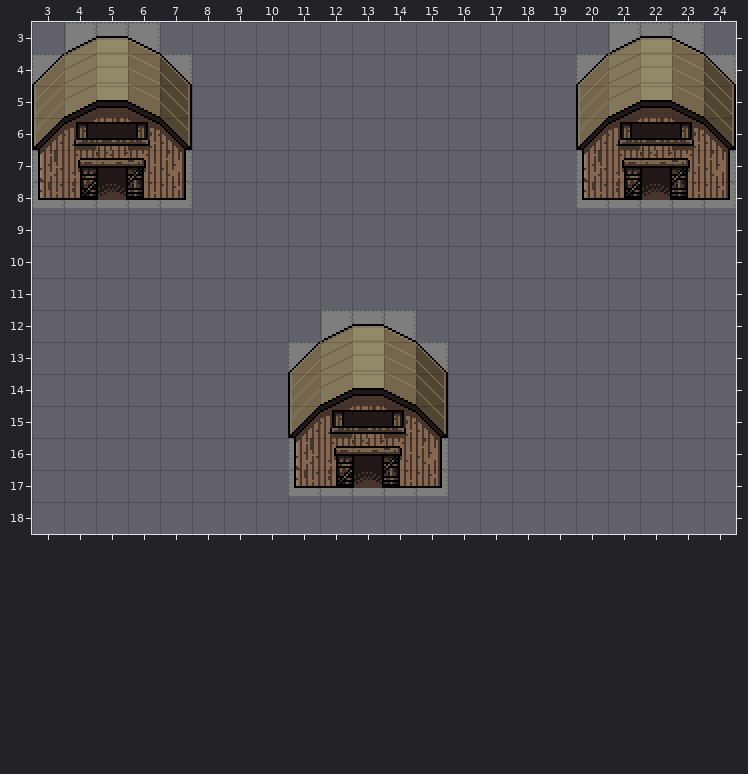
Two versions of a level (Tiled map (JSON), src/ressources/TileMapEditorOutput/filledWithEnums/map.tmj). This is how it looked before the edit.
Cells are 16x16 px. Shown: x 3..24, y 3..18.
The same view after the edit:
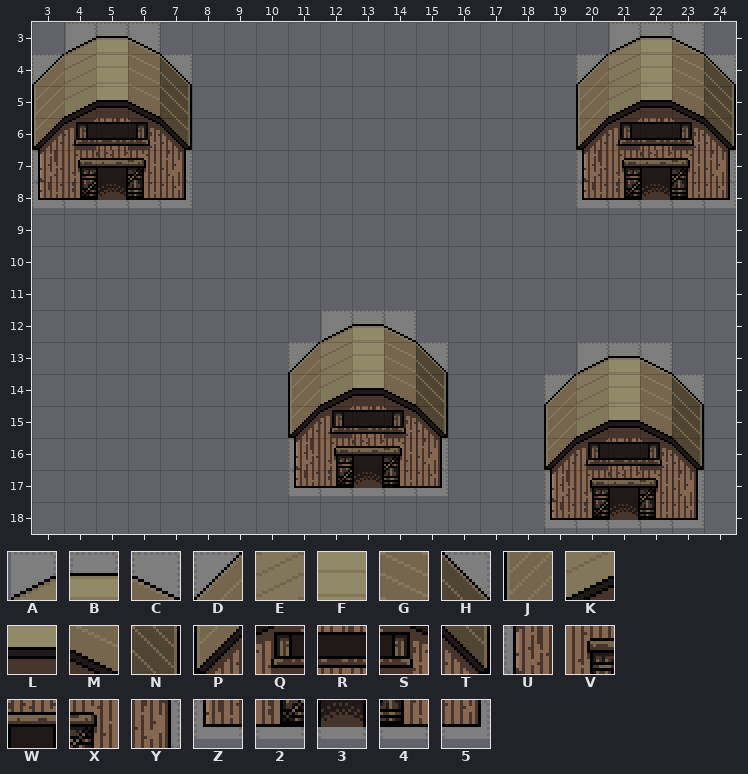
Key: from "Tilesheet_edited": A 340, B 341, C 342, D 384, E 385, F 386, G 387, H 388, J 429, K 430, L 431, M 432, N 433, P 474, Q 475, R 476, S 477, T 478, U 519, V 520, W 521, X 522, Y 523, Z 564, 2 565, 3 566, 4 567, 5 568.
_ is an empty cell.
The exact change:
Layer "level1/overworld/level1":
y 13: x 20..22 ___ -> ABC
y 14: x 19..23 _____ -> DEFGH
y 15: x 19..23 _____ -> JKLMN
y 16: x 19..23 _____ -> PQRST
y 17: x 19..23 _____ -> UVWXY
y 18: x 19..23 _____ -> Z2345
